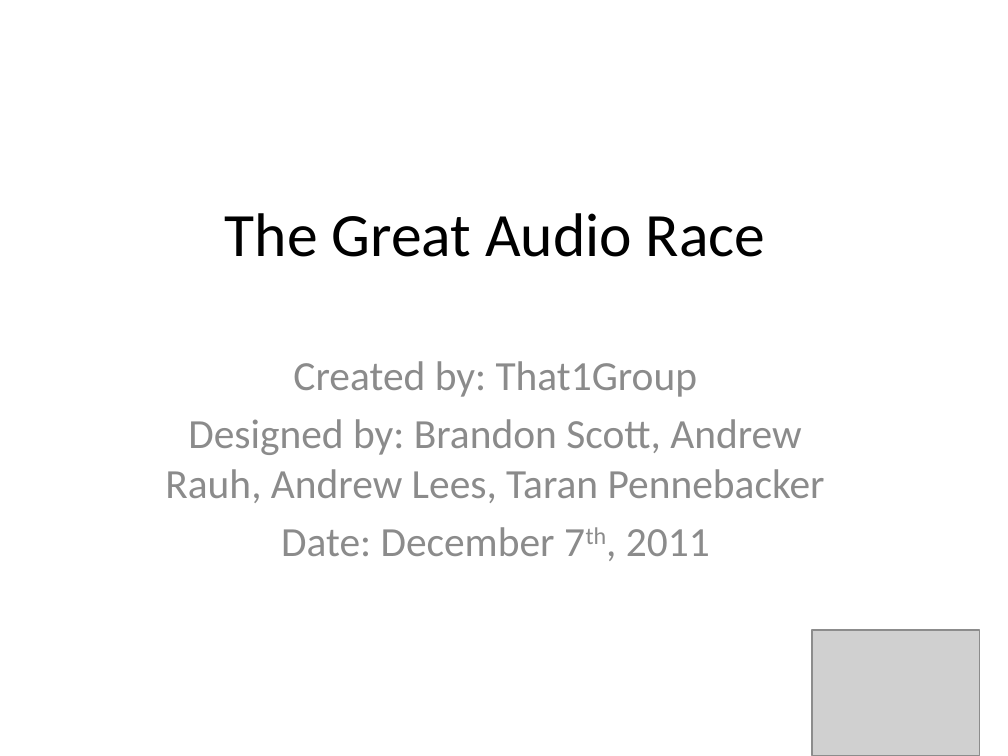
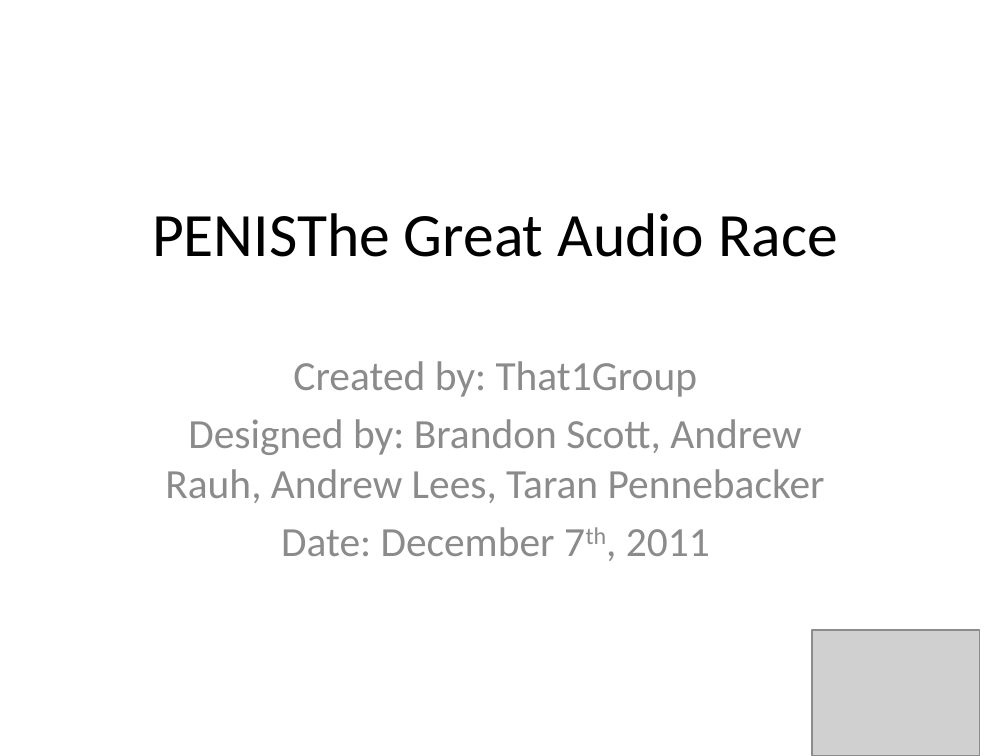
Before and after one commit to amlees/The-Great-Audio-Race, a slide deck: slide 1 of presenationTWO.pptx. Drawn at 1008x756 pixels with LibreOffice and Linux fonts; fonts in the diff are those of the drawing; grey boxes stand for pictures. Boxes give left, top, right and bottom in pixels: in the first picture for what was removed or moved away, otherwise in the second. Text is boxed around its words. In the diff, an @@ line names an element or a change of style, - is before the commit and + after.

Commit message:
Update powerpoint presentation

```diff
--- a/presenationTWO.pptx
+++ b/presenationTWO.pptx
@@ title at (152, 213, 838, 257): text changed @@
-The Great Audio Race
+PENISThe Great Audio Race
```
Also in this commit, not shown: 1 other file.
